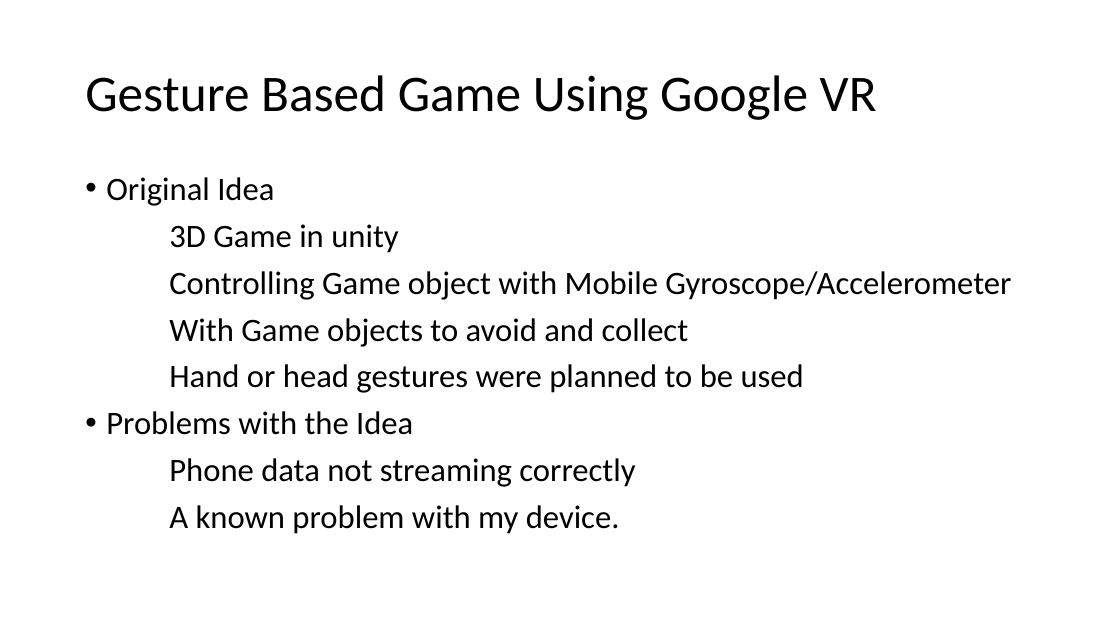
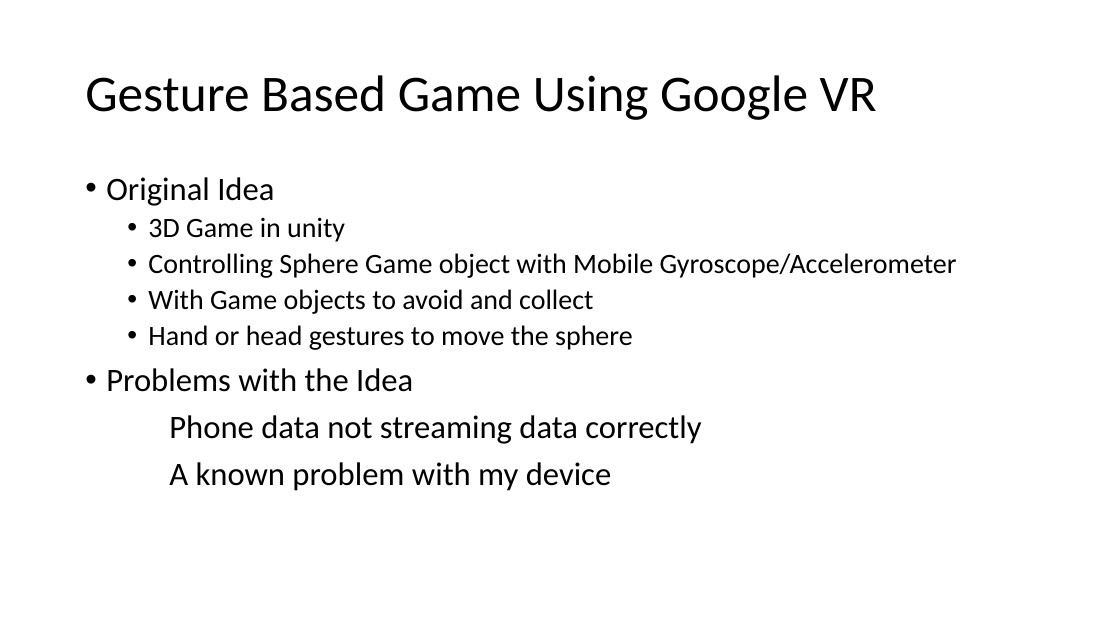
Before and after one commit to kevgleeson78/Gesture-Based-UI-Project, a slide deck: slide 2 of Presentation/New Microsoft PowerPoint Presentation.pptx. Drawn at 1120x630 pixels with LibreOffice and Linux fonts; fonts in the diff are those of the drawing. Boxes give left, top, right and bottom in pixels: in the first picture for what was removed or moved away, otherwise in the second. Text is boxed around its words. In the diff, an @@ line names an element or a change of style, - is before the commit and + after.

```diff
--- a/Presentation/New Microsoft PowerPoint Presentation.pptx
+++ b/Presentation/New Microsoft PowerPoint Presentation.pptx
@@ text at <box>148,217,593,314</box>: size 28 to 24 pt in "3D Game in unity", "With Game objects to avoid and collect"; bullet none to •; list level 1 to 2 in "3D Game in unity"; list level 1 to 2 in "With Game objects to avoid ..." @@
@@ text at <box>148,253,957,278</box>: text changed; size 28 to 24 pt @@
-Controlling Game object with Mobile Gyroscope/Accelerometer
+  • Controlling Sphere Game object with Mobile Gyroscope/Accelerometer
@@ text at <box>148,325,633,350</box>: text changed; size 28 to 24 pt @@
-Hand or head gestures were planned to be used
+  • Hand or head gestures to move the sphere
@@ text at <box>169,415,701,491</box>: text changed @@
-Phone data not streaming correctly
-A known problem with my device.
+Phone data not streaming data correctly
+A known problem with my device
```
Also in this commit, not shown: 2 other slides changed, 2 other files.
